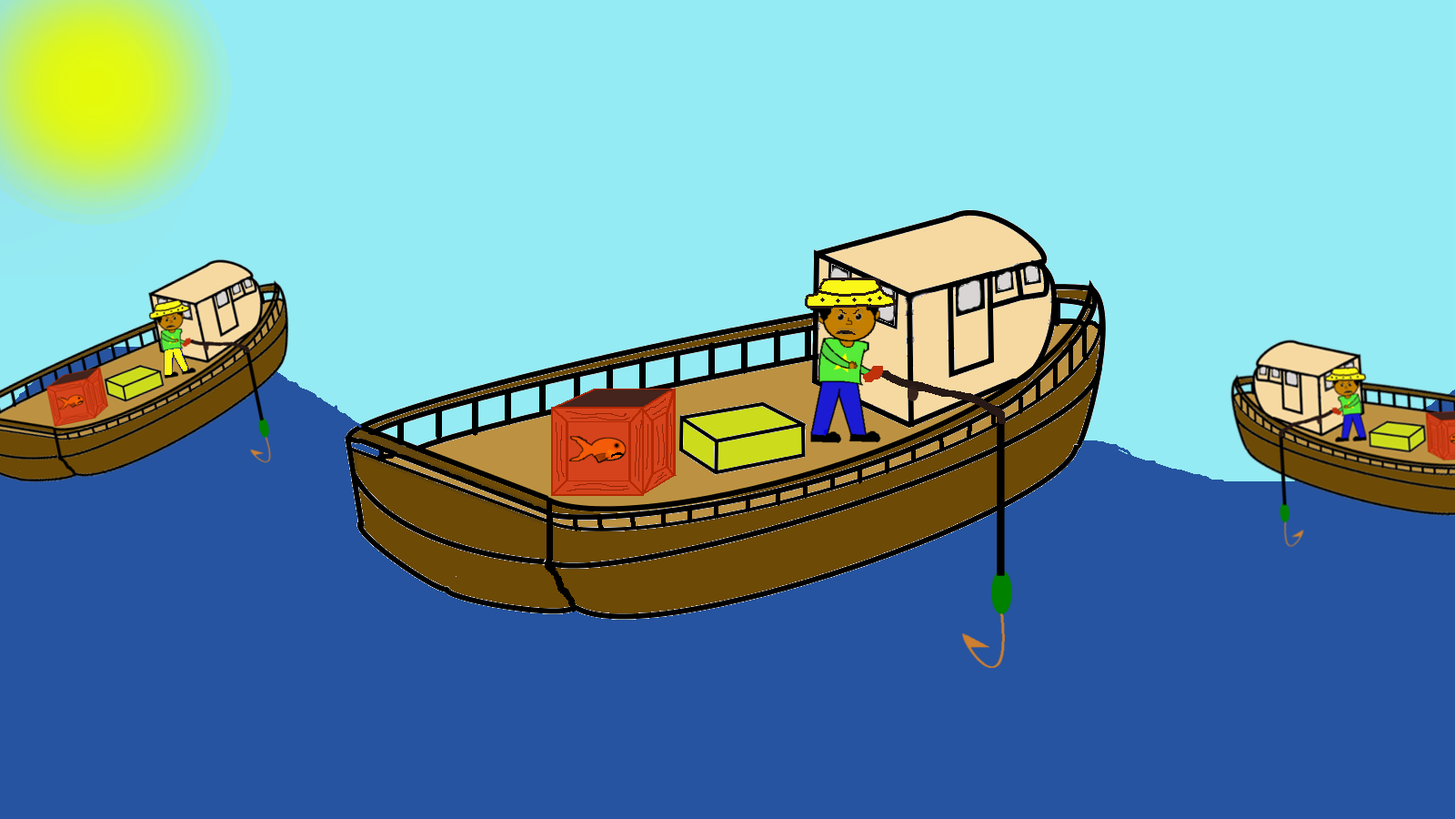
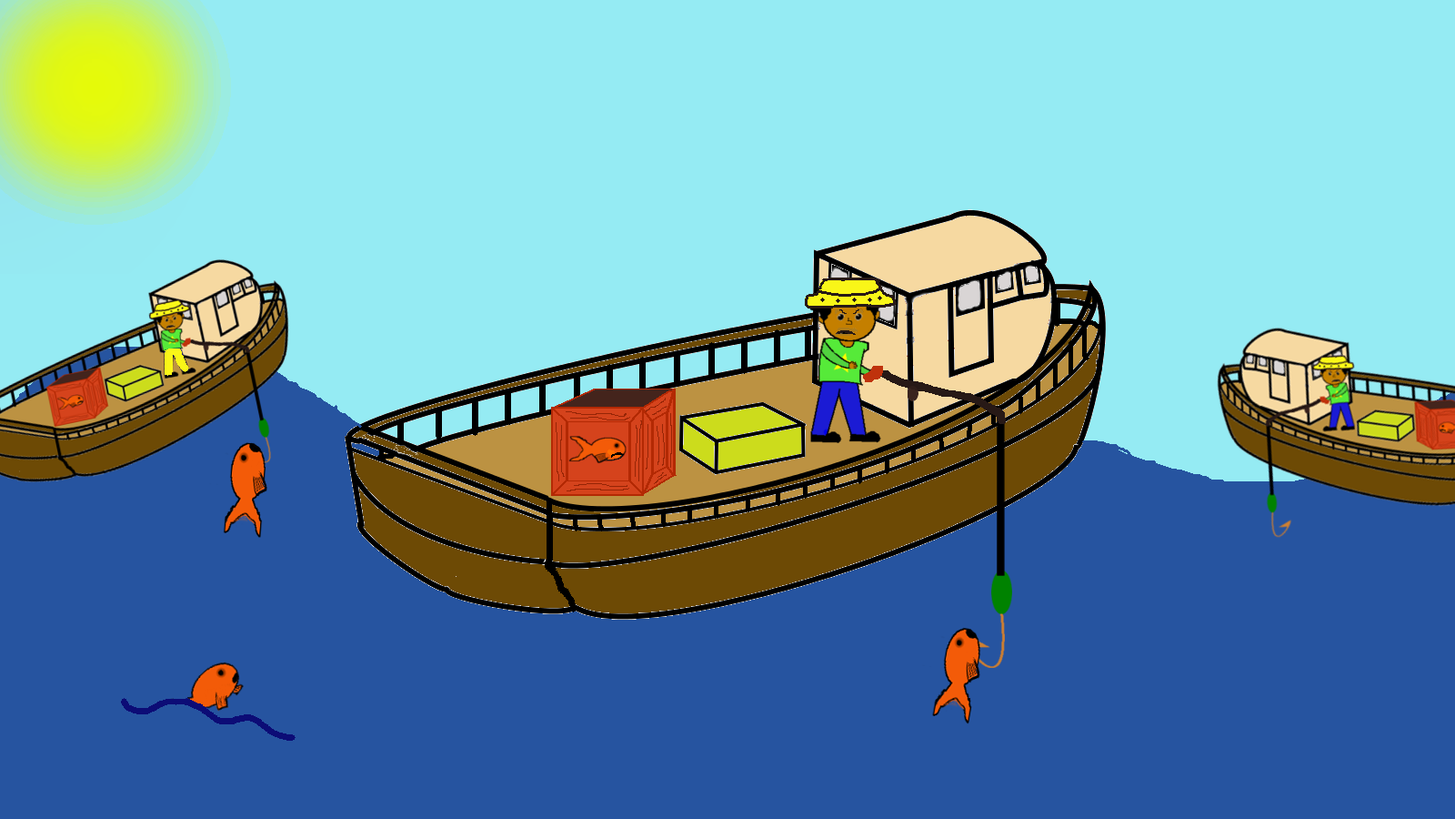
Two versions of the same layered image (1455×819). Layer-by-layer changes:
added layer "Layer #4" above "Layer #5" over [120, 348, 296, 741]
added layer "Layer #5" above "Pasted Layer" over [142, 661, 296, 741]
added layer "Pasted Layer" above "Layer #3" over [210, 442, 268, 538]
added layer "Layer #3" above "Layer #2" over [923, 626, 982, 725]
painted on "Layer #2" over [1217, 326, 1455, 548]
painted on "Layer #1" over [164, 348, 188, 375]
painted on "Background" over [167, 361, 547, 524]
showed "Layer" over [120, 326, 1455, 741]
